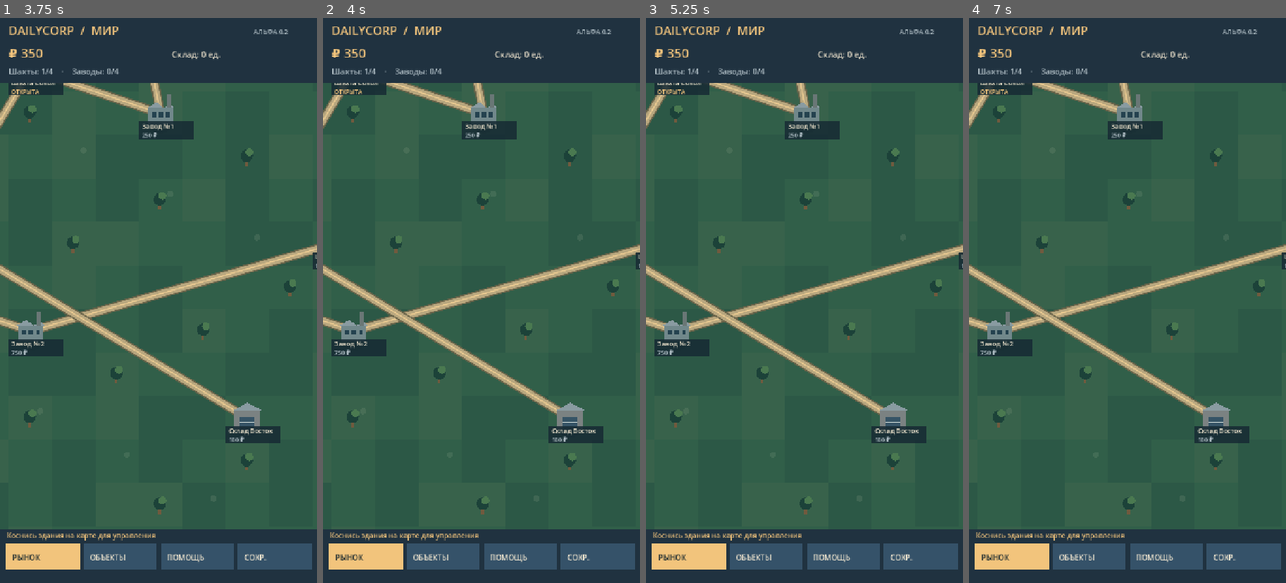
Above: before the commit, frames 1-4 (left to right).
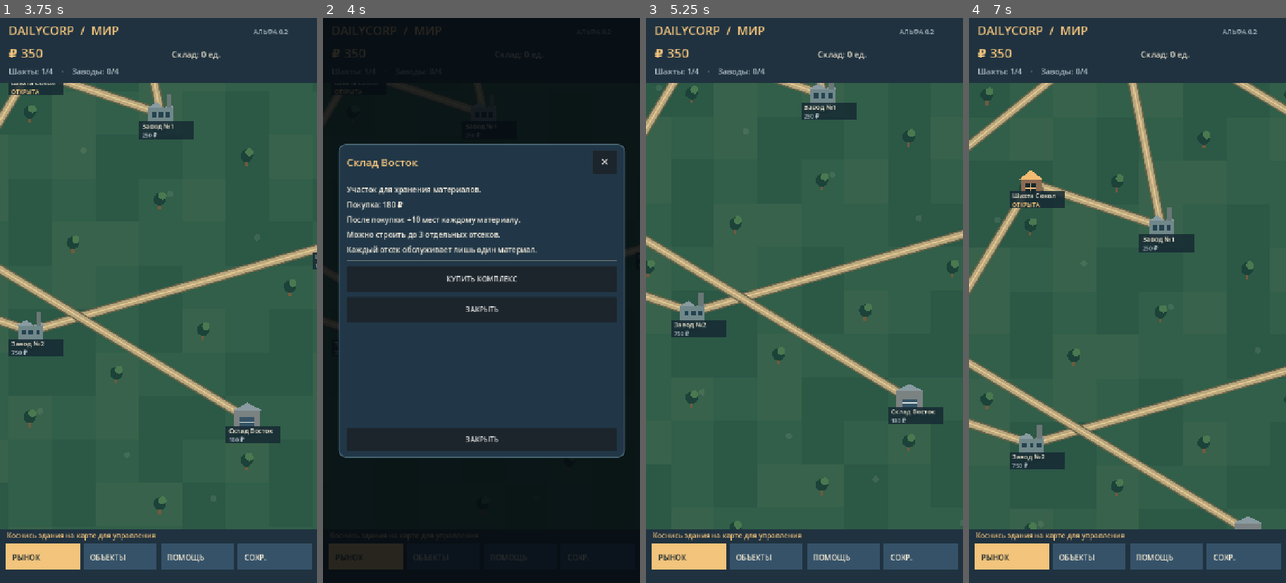
Above: after the commit, the same moments.

Repository: WarfWar/DailyCorp
Game: Godot game, scene res://scenes/main.tscn
The game is run twice, just before and just after one commit, with the same random seed, the same clock (stepped at 60 frames per second) and the same inputs.
Inputs (mouse positions are in pixels of both pictures, inside the frame that each line leads up to):
- Up to frame 1 (3.75 s): tap Enter at 0.5, 2, 3.5 s; drag from (158, 300) to (190, 176) at 0.52 s; tap Space at 1.25, 2.75 s; drag from (158, 300) to (142, 413) at 1.27 s; move the mouse to (190, 176) at 2.02 s; click (190, 176) at 2.17 s; drag from (142, 413) to (63, 215) at 2.77 s; move the mouse to (253, 385) at 3.52 s; click (253, 385) at 3.67 s
- Up to frame 2 (4 s): no input
- Up to frame 3 (5.25 s): click (928, 159) at 4.25 s, where only the run after the commit has a clickable "✕"; tap Space at 5 s; drag from (709, 215) to (756, 159) at 5.02 s
- Up to frame 4 (7 s): move the mouse to (1143, 300) at 5.77 s; click (1143, 300) at 5.92 s; drag from (1079, 159) to (1064, 328) at 6.52 s

Frame 1 is identical in both runs. In frame 2, 99% of the frame differs, in the area x 0-100%, y 0-100%; in frame 3, 12%; in frame 4, 15%.
Error before the commit: Invalid type in function 'present' in base 'Control (responsive_dialog.gd)'. The array of argument 2 (Array) does not have the same element type as the expecte…

Commit message:
Support dynamic plain Array dialogue descriptions

Diff:
--- a/scripts/responsive_dialog.gd
+++ b/scripts/responsive_dialog.gd
@@ -9,7 +9,7 @@
 var content: VBoxContainer
 var action_callback: Callable
 var heading_text := ""
-var detail_lines: Array[String] = []
+var detail_lines: Array = []
 var commands: Array = []
 
 func _ready() -> void:
@@ -85,7 +85,7 @@
     get_viewport().size_changed.connect(reflow)
     reflow()
 
-func present(title: String, details: Array[String], actions: Array, callback: Callable) -> void:
+func present(title: String, details: Array, actions: Array, callback: Callable) -> void:
     action_callback = callback
     heading_text = title
     detail_lines = details
